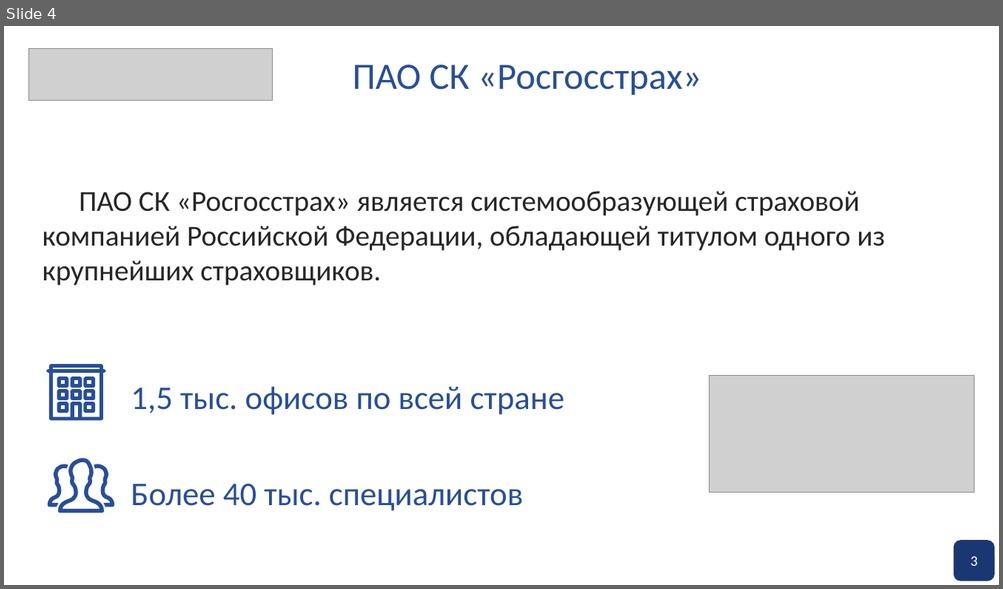
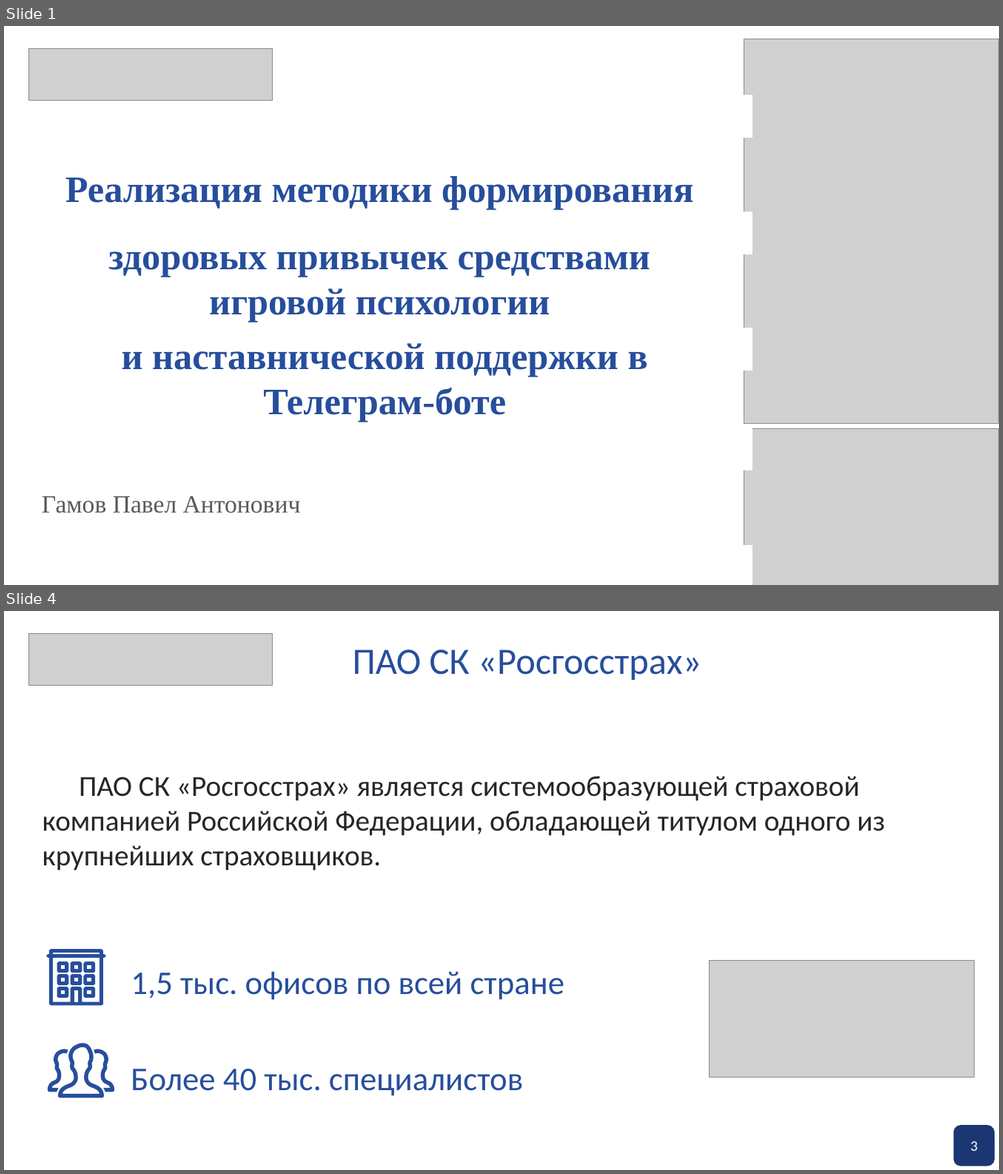
Before and after one commit to pagamov/pagamov_bot, a slide deck: docs/Презентация Гамов.pptx. Shown one above the other, each under a label of ours: slide 4 before the commit, slides 1 and 4 after it; the slides between them are not shown. The pictures are 1003x589 and 1003x1174 pixels, drawn with LibreOffice and Linux fonts; fonts in the diff are those of the drawing; grey boxes stand for pictures; background and template pictures are left out. Boxes give left, top, right and bottom in pixels: in the first picture for what was removed or moved away, otherwise in the second. Text is boxed around its words. In the diff, an @@ line names an element or a change of style, - is before the commit and + after.

```diff
--- a/docs/Презентация Гамов.pptx
+++ b/docs/Презентация Гамов.pptx
@@ slide 1 added at (4, 26, 999, 585), background picture (left out) @@
@@ picture added at (28, 48, 273, 101) @@
@@ text added at (65, 176, 693, 422), 36 pt, text #274E9C, bold @@
+Реализация методики формирования
+здоровых привычек средствами игровой психологии
+и наставнической поддержки в Телеграм-боте
@@ group added at (743, 39, 999, 423): 3 rectangles, 1 picture @@
@@ picture added at (743, 429, 999, 585) @@
@@ rectangle added at (744, 429, 752, 470), fill #FFFFFF, outline #FFFFFF 1 pt @@
@@ text added at (42, 497, 301, 514), 24 pt, text #595959 @@
+Гамов Павел Антонович
@@ rectangle added at (744, 545, 752, 585), fill #FFFFFF, outline #FFFFFF 1 pt @@
```
Also in this commit, not shown: 2 slides changed, 17 other slides added, 1 slide removed, 5 other files.
